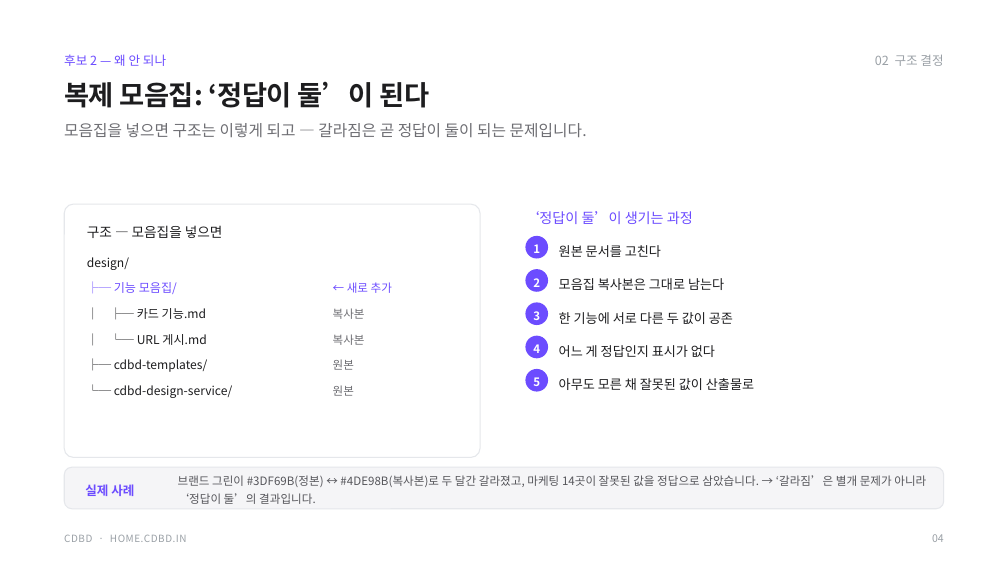
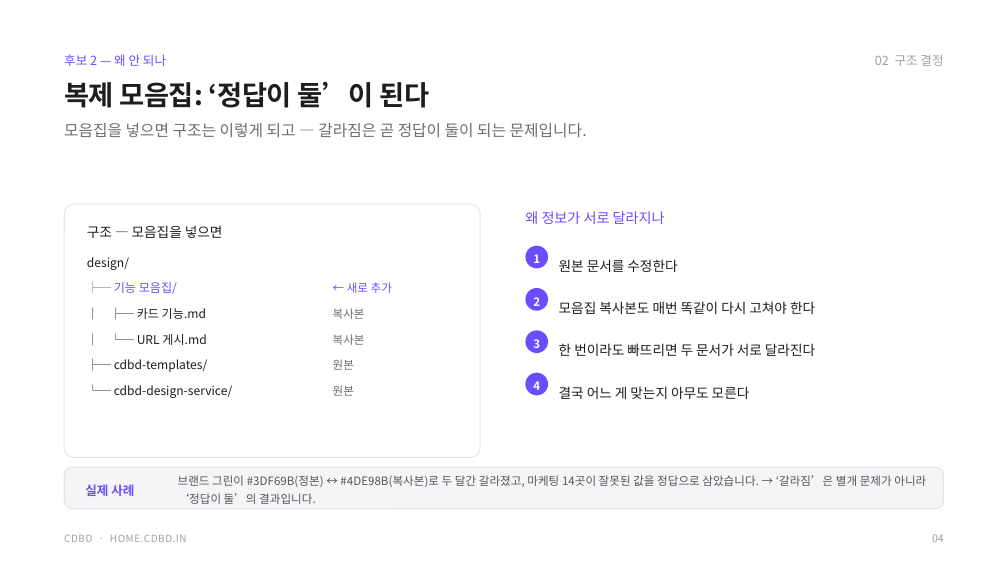
Before and after one commit to CdBd-in/design, a slide deck: slide 5 of CdBd 기능 문서 구조 설계.pptx. Drawn at 1008x567 pixels with LibreOffice and Linux fonts; fonts in the diff are those of the drawing. Boxes give left, top, right and bottom in pixels: in the first picture for what was removed or moved away, otherwise in the second. Text is boxed around its words. In the diff, an @@ line names an element or a change of style, - is before the commit and + after.

```diff
--- a/CdBd 기능 문서 구조 설계.pptx
+++ b/CdBd 기능 문서 구조 설계.pptx
@@ text at [525,211,665,224]: text changed @@
-‘정답이 둘’이 생기는 과정
+왜 정보가 서로 달라지나
@@ text "1": place and size @@
-text "1" at [533,244,540,253]
+text "1" at [533,254,540,263]
@@ ellipse: place and size @@
-ellipse at [526,236,548,259]
+ellipse at [526,246,548,268]
@@ text at [559,259,677,272]: text changed; size 12.5 to 13 pt @@
-원본 문서를 고친다
+원본 문서를 수정한다
@@ text "2": place and size @@
-text "2" at [533,278,540,287]
+text "2" at [533,297,540,306]
@@ ellipse: place and size @@
-ellipse at [526,269,548,292]
+ellipse at [526,288,548,311]
@@ text at [559,301,815,314]: text changed; size 12.5 to 13 pt @@
-모음집 복사본은 그대로 남는다
+모음집 복사본도 매번 똑같이 다시 고쳐야 한다
@@ text "3": place and size @@
-text "3" at [533,311,540,320]
+text "3" at [533,339,540,348]
@@ ellipse: place and size @@
-ellipse at [526,302,548,325]
+ellipse at [526,330,548,353]
@@ text at [559,343,815,356]: text changed; size 12.5 to 13 pt @@
-한 기능에 서로 다른 두 값이 공존
+한 번이라도 빠뜨리면 두 문서가 서로 달라진다
@@ text "4": place and size @@
-text "4" at [533,344,540,353]
+text "4" at [533,381,540,390]
@@ ellipse: place and size @@
-ellipse at [526,336,548,358]
+ellipse at [526,373,548,395]
@@ ellipse removed at [526,369,548,392] @@
@@ text removed at [533,377,540,386] @@
-5
@@ text at [559,386,750,399]: text changed; size 12.5 to 13 pt @@
-어느 게 정답인지 표시가 없다
+결국 어느 게 맞는지 아무도 모른다
@@ text removed at [559,378,754,390] @@
-아무도 모른 채 잘못된 값이 산출물로
```
Also in this commit, not shown: 5 other slides changed, 2 slides added.
